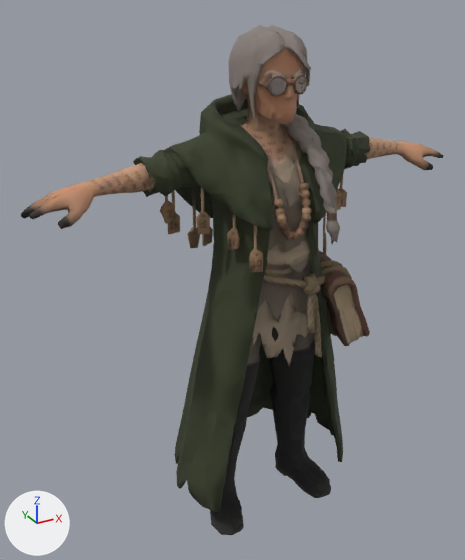
Renders of the glTF model export/char_fm_leader_idle.glb from each side of a commit.
Before and after are seen from a 50 mm camera at (-1.059, -1.714, 1.775) aimed at (-0.067, 0.091, 0.872). Lighting does not change. The marker at lower left points along +X, +Y and +Z. The older version comes first. Where no turn or scale is listed for an object, it has been applied to the vertices. Vertices at exactly the same position are counted once.

Names of what the first picture shows: 'tripo_node_f1c555b7-9e20-4c2d-a4ce-10d5bed0e73f'.
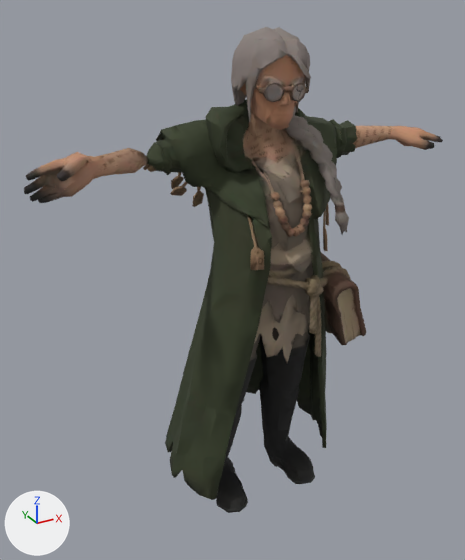
Location of each change, (x1, y1, x2, y2) in pixels of the pictures (465 x 560 px; the box of a moved part takes in the faces that stretch with it):
'tripo_node_f1c555b7-9e20-4c2d-a4ce-10d5bed0e73f', reshaped: before (21, 25, 444, 535); after (24, 27, 443, 513)
part 1 of me_tripo_mesh_f1c555b7_9e20_4c2d_a4ce_10d5bed0e73f, moved or reshaped: before (196, 187, 210, 234); after (170, 181, 188, 196)
part 2 of me_tripo_mesh_f1c555b7_9e20_4c2d_a4ce_10d5bed0e73f, moved or reshaped: before (202, 227, 213, 246); after (192, 191, 204, 207)
part 3 of me_tripo_mesh_f1c555b7_9e20_4c2d_a4ce_10d5bed0e73f, moved or reshaped: before (21, 25, 444, 535); after (24, 27, 443, 513)

Patch to the scene script:
```diff
--- a/export/char_fm_leader_idle.glb.py
+++ b/export/char_fm_leader_idle.glb.py
@@ me_tripo_mesh_f1c555b7_9e20_4c2d_a4ce_10d5bed0e73f @@
 # used by ob_tripo_node_f1c555b7_9e20_4c2d_a4ce_10d5bed0e73f; location = (0.0, 0.0, 0.0)
-me_tripo_mesh_f1c555b7_9e20_4c2d_a4ce_10d5bed0e73f.from_pydata(...)  # 10083 vertices, 14402 faces; spans x -0.76..0.76, y -0.26..0.26, z 0.0..1.7
+me_tripo_mesh_f1c555b7_9e20_4c2d_a4ce_10d5bed0e73f.from_pydata(...)  # 10083 vertices, 14402 faces; spans x -0.74..0.74, y -0.22..0.34, z -0.01..1.7
+# me_tripo_mesh_f1c555b7_9e20_4c2d_a4ce_10d5bed0e73f part 1: the loose piece of 33 vertices spanning x -0.27..-0.23, y -0.07..-0.05, z 1.12..1.28 is multiplied about its middle by the matrix ((0.954, -0.057, -0.03), (0.005, 0.522, -0.801), (0.064, 0.799, 0.521)), then moved by (0.02, 0.18, 0.02)
+# me_tripo_mesh_f1c555b7_9e20_4c2d_a4ce_10d5bed0e73f part 2: the loose piece of 31 vertices spanning x -0.15..-0.11, y 0.14..0.16, z 1.0..1.07 is multiplied about its middle by the matrix ((0.842, 0.033, -0.012), (-0.035, 0.808, -0.236), (0.002, 0.236, 0.809)), then moved by (0.0, 0.06, 0.11)
+# me_tripo_mesh_f1c555b7_9e20_4c2d_a4ce_10d5bed0e73f part 3: 9787 of 10083 vertices moved; they spanned x -0.76..0.76, y -0.26..0.26, z 0.0..1.7 and now span x -0.74..0.74, y -0.22..0.34, z -0.01..1.7; mean shift (0.0, 0.03, 0.01); largest move (-0.26, 0.11, 1.08) -> (-0.25, 0.3, 1.25)
 me_tripo_mesh_f1c555b7_9e20_4c2d_a4ce_10d5bed0e73f.materials.append(mat_tripo_mat_f1c555b7_9e20_4c2d_a4ce_10d5bed0e73f)
```
